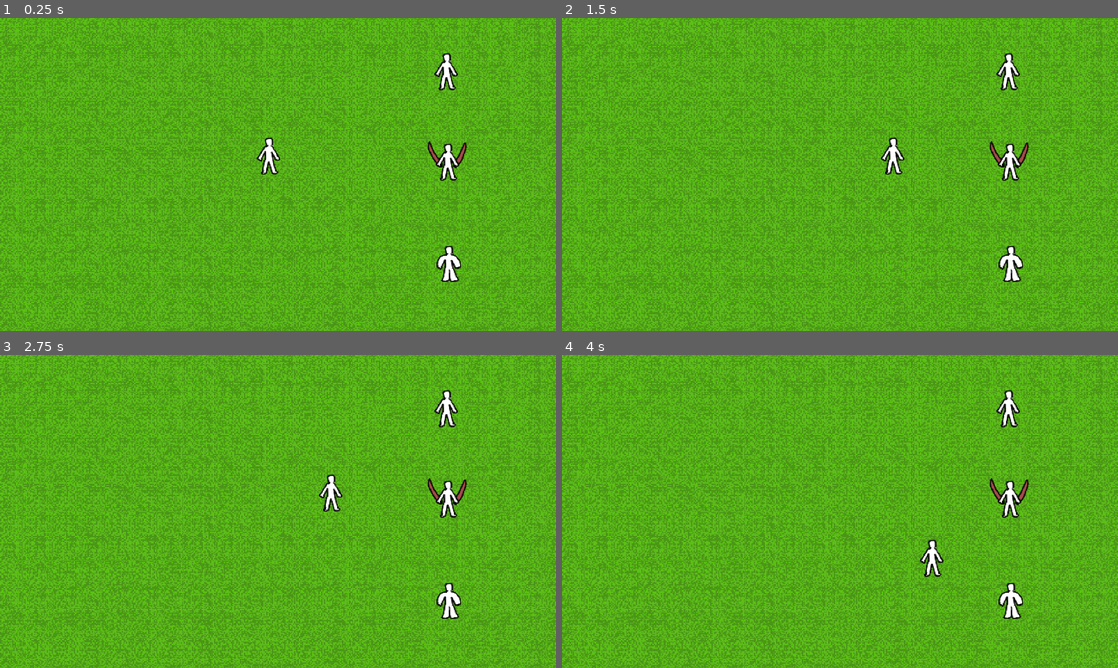
Above: before the commit, frames 1-4 (two rows, left to right).
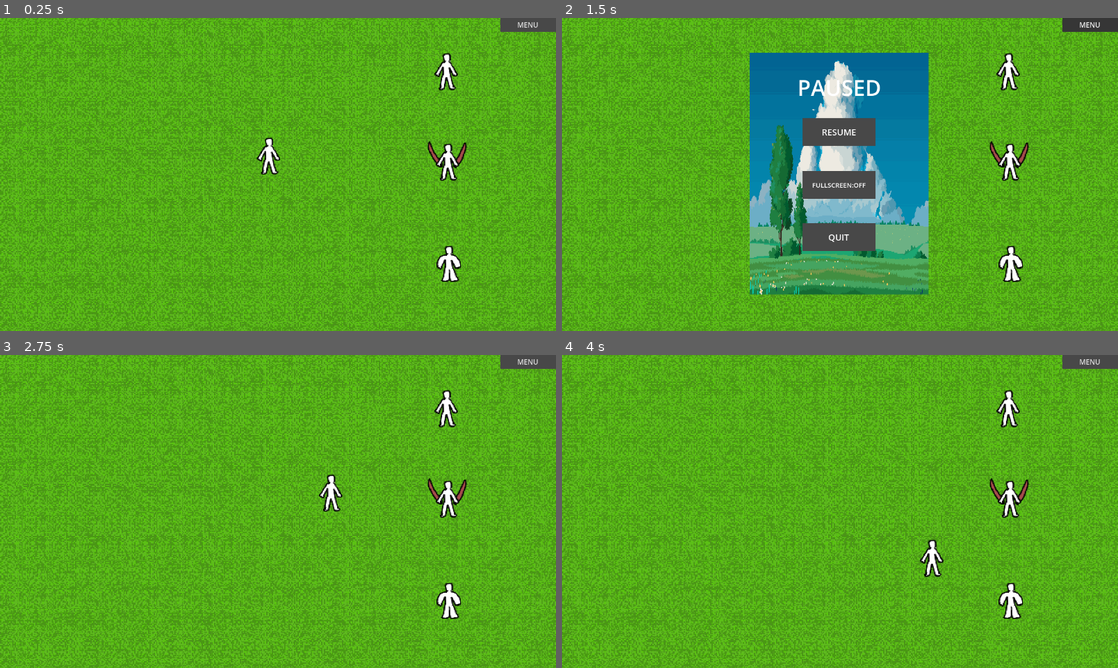
Above: after the commit, the same moments.

Repository: Geo821/Pokemon_Like_Combat_Godot
Game: Godot game, scene res://Scenes/world.tscn
The game is run twice, just before and just after one commit, with the same random seed, the same clock (stepped at 60 frames per second) and the same inputs.
Inputs (mouse positions are in pixels of both pictures, inside the frame that each line leads up to):
- Up to frame 1 (0.25 s): no input
- Up to frame 2 (1.5 s): tap Enter at 0.5 s; hold D (move_right) 0.53-1.25 s; click (1090, 24) at 1.25 s, where only the run after the commit has a clickable "MENU"
- Up to frame 3 (2.75 s): click (278, 467) at 2 s, where only the run after the commit has a clickable "RESUME"
- Up to frame 4 (4 s): tap Space at 2.75 s; hold S (move_down) 2.78-3.53 s; hold D (move_right) from 3.53 s (still down)

The runs differ from the first frame. In frame 1, 0.4% of the frame differs, in the area x 90-100%, y 0-5%; in frame 2, 25%, in the area x 33-100%, y 0-89%; in frame 3, 0.4%; in frame 4, 0.4%.

Commit message:
multe update uri

Diff:
--- a/PokemonLikeGame/Scenes/enemy_in_world.tscn
+++ b/PokemonLikeGame/Scenes/enemy_in_world.tscn
@@ -8,25 +8,53 @@
 script/source = "extends Area2D
 @onready var enemy = $enemy
 @onready var collision_shape_2d = $CollisionShape2D
+@onready var texture_rect_2 = $\"../TextureRect2\"
+@onready var label = %Label
 
+var hp = 100
+var is_dead = false
+var is_inside_enemy_area = false
 func _ready():
+	label.visible = false
 	enemy.play(name)
+func _process(delta):
 
-func _process(delta):
-	if Global.hp <= 0 and Global.enemy_fight == name:
+	if Global.enemy_health <= 0 and Global.enemy_fight == name:
 		self.visible = false
 		collision_shape_2d.disabled = true
+		Global.can_change_scene = false
+		is_dead = true
+	if Global.can_change_scene:
+		texture_rect_2.visible = false
+		self.visible = false
+		if is_dead:
+			self.visible = false
+	else:
+		texture_rect_2.visible = true
+		self.visible = true
+		if is_dead:
+			self.visible = false
+	if Input.is_action_pressed(\"accept\") and is_inside_enemy_area:
+			Global.can_change_scene = true
 func _on_body_entered(body):
 	if body.name == \"player\":
-		Global.hp = Global.hp_max
-		Global.next_scene = \"battle_scene\"
-		Global.can_change_scene = true
+
+		Global.enemy_health = hp
+		#Global.next_scene = \"battle_scene\"
 		Global.enemy_fight = name
+		if Global.enemy_fight == name:
+			label.visible = true
+		is_inside_enemy_area = true
 
+
+
+func _on_body_exited(body):
+	label.visible = false
+	is_inside_enemy_area = false
 "
 
 [sub_resource type="CircleShape2D" id="CircleShape2D_xik68"]
-radius = 42.0595
+radius = 29.7321
 
 [sub_resource type="SpriteFrames" id="SpriteFrames_4p1ld"]
 animations = [{
@@ -56,12 +84,14 @@
 }]
 
 [node name="enemy1" type="Area2D"]
+y_sort_enabled = true
 script = SubResource("GDScript_xbh4l")
 
 [node name="CollisionShape2D" type="CollisionShape2D" parent="."]
 shape = SubResource("CircleShape2D_xik68")
 
 [node name="enemy" type="AnimatedSprite2D" parent="."]
+y_sort_enabled = true
 texture_filter = 3
 scale = Vector2(2, 2)
 sprite_frames = SubResource("SpriteFrames_4p1ld")
@@ -69,7 +99,12 @@
 frame_progress = 1.0
 
 [node name="Label" type="Label" parent="."]
-offset_right = 40.0
-offset_bottom = 23.0
+unique_name_in_owner = true
+offset_left = -68.0
+offset_top = -73.0
+offset_right = 78.0
+offset_bottom = -50.0
+text = "PRESS (E) TO FIGHT"
 
 [connection signal="body_entered" from="." to="." method="_on_body_entered"]
+[connection signal="body_exited" from="." to="." method="_on_body_exited"]
--- a/PokemonLikeGame/Scenes/player.tscn
+++ b/PokemonLikeGame/Scenes/player.tscn
@@ -7,12 +7,14 @@
 size = Vector2(14.5, 39.5)
 
 [node name="CharacterBody2D" type="CharacterBody2D"]
+y_sort_enabled = true
 scale = Vector2(2, 2)
 script = ExtResource("1_v0k4m")
+
+[node name="Sprite2D" type="Sprite2D" parent="."]
+y_sort_enabled = true
+texture = ExtResource("2_p3i6s")
 
 [node name="CollisionShape2D" type="CollisionShape2D" parent="."]
 position = Vector2(0.25, 1.25)
 shape = SubResource("RectangleShape2D_avw5l")
-
-[node name="Sprite2D" type="Sprite2D" parent="."]
-texture = ExtResource("2_p3i6s")
--- a/PokemonLikeGame/Scenes/player_attacks_ui.tscn
+++ b/PokemonLikeGame/Scenes/player_attacks_ui.tscn
@@ -143,16 +143,16 @@
 
 [node name="hp_text" type="Label" parent="."]
 layout_mode = 1
-anchors_preset = 8
-anchor_left = 0.5
+anchors_preset = 6
+anchor_left = 1.0
 anchor_top = 0.5
-anchor_right = 0.5
+anchor_right = 1.0
 anchor_bottom = 0.5
-offset_left = -120.0
-offset_top = 72.0
-offset_right = 114.0
-offset_bottom = 116.0
-grow_horizontal = 2
+offset_left = -419.0
+offset_top = -313.0
+offset_right = -185.0
+offset_bottom = -269.0
+grow_horizontal = 0
 grow_vertical = 2
 theme_override_font_sizes/font_size = 30
 text = "HP: 100"
--- a/PokemonLikeGame/Scenes/world.tscn
+++ b/PokemonLikeGame/Scenes/world.tscn
@@ -1,12 +1,14 @@
-[gd_scene load_steps=4 format=3 uid="uid://dhtc2qmixdeow"]
+[gd_scene load_steps=6 format=3 uid="uid://ofoy8wfclj8c"]
 
 [ext_resource type="Texture2D" uid="uid://dpxuu05yori2p" path="res://Sprites/verde2.png" id="1_wj3cr"]
-[ext_resource type="PackedScene" uid="uid://bxan2lq3tcamk" path="res://Scenes/player.tscn" id="2_jhvg1"]
-[ext_resource type="PackedScene" uid="uid://bhxwb1q8e73c0" path="res://Scenes/enemy_in_world.tscn" id="3_pkce1"]
+[ext_resource type="PackedScene" uid="uid://bg27lndagmqjd" path="res://Scenes/player.tscn" id="2_jhvg1"]
+[ext_resource type="PackedScene" uid="uid://djmupus0cl0om" path="res://Scenes/enemy_in_world.tscn" id="3_pkce1"]
+[ext_resource type="PackedScene" uid="uid://djhu2chittd2g" path="res://Scenes/main.tscn" id="4_ybu5u"]
+[ext_resource type="PackedScene" uid="uid://bck1uwlkoj5kv" path="res://Scenes/parallax_background.tscn" id="5_x44ve"]
 
 [node name="World" type="Node2D"]
 
-[node name="TextureRect" type="TextureRect" parent="."]
+[node name="TextureRect2" type="TextureRect" parent="."]
 offset_right = 1280.0
 offset_bottom = 720.0
 texture = ExtResource("1_wj3cr")
@@ -22,3 +24,9 @@
 
 [node name="enemy3" parent="." instance=ExtResource("3_pkce1")]
 position = Vector2(1033, 563)
+
+[node name="BattleScene" parent="." instance=ExtResource("4_ybu5u")]
+
+[node name="CanvasLayer" type="CanvasLayer" parent="."]
+
+[node name="ParallaxBackground" parent="CanvasLayer" instance=ExtResource("5_x44ve")]
--- a/PokemonLikeGame/Scripts/global.gd
+++ b/PokemonLikeGame/Scripts/global.gd
@@ -6,14 +6,8 @@
 var defence = 20
 var hp_max=100
 
-var next_scene : String
 var can_change_scene = false
 var enemy_fight : String
-var enemy_dead = [1,1,1]
 func _process(delta):
-	if can_change_scene:
-		if next_scene == "battle_scene":
-			get_tree().change_scene_to_file("res://Scenes/main.tscn")
-			can_change_scene = false
 	if Input.is_action_just_pressed("esc"):
 		get_tree().quit()
--- a/PokemonLikeGame/Scripts/parallax_background.gd
+++ b/PokemonLikeGame/Scripts/parallax_background.gd
@@ -2,5 +2,3 @@
 
 func _process(delta):
 	scroll_offset.x += 40 * delta
-	if Input.is_action_just_pressed("esc"):
-		get_tree().quit()
--- a/PokemonLikeGame/Scripts/player.gd
+++ b/PokemonLikeGame/Scripts/player.gd
@@ -3,6 +3,10 @@
 var speed = 200
 func _physics_process(delta):
 	var direction = Input.get_vector("move_left","move_right","move_up","move_down")
-	velocity = direction * speed
-
+	if !Global.can_change_scene:
+		self.visible = true
+		velocity = direction * speed
+	else:
+		self.visible = false
+		velocity = Vector2(0,0)
 	move_and_slide()
--- a/PokemonLikeGame/Scripts/player_attacks_ui.gd
+++ b/PokemonLikeGame/Scripts/player_attacks_ui.gd
@@ -2,17 +2,18 @@
 
 @onready var hp_text = $hp_text
 @onready var hit = %hit
-var names
 @onready var enemy_sprite = $enemy
 
 func _ready():
 	hit.visible = false
+	self.visible = false
 func _process(_delta):
-	if Global.hp <= 0:
-		get_tree().change_scene_to_file("res://Scenes/world.tscn")
-	hp_text.text = "HP:"+str(Global.hp)
+	if Global.can_change_scene:
+		self.visible = true
+	else:
+		self.visible = false
+	hp_text.text = "HP:"+str(Global.enemy_health)
 	enemy_sprite.play(Global.enemy_fight)
-
 func _on_attack_pressed():
 	var chance = randi() % 100 + 1
 	if chance <= 30:
@@ -29,9 +30,9 @@
 		hit.visible = true
 		await get_tree().create_timer(1).timeout
 		hit.visible = false
-		Global.hp -= 30
+		Global.enemy_health -= 30
 	else :
-		Global.hp -= 10
+		Global.enemy_health -= 10
 
 
 func _on_heal_pressed():
--- a/PokemonLikeGame/project.godot
+++ b/PokemonLikeGame/project.godot
@@ -61,6 +61,11 @@
 , Object(InputEventKey,"resource_local_to_scene":false,"resource_name":"","device":-1,"window_id":0,"alt_pressed":false,"shift_pressed":false,"ctrl_pressed":false,"meta_pressed":false,"pressed":false,"keycode":0,"physical_keycode":4194322,"key_label":0,"unicode":0,"echo":false,"script":null)
 ]
 }
+accept={
+"deadzone": 0.5,
+"events": [Object(InputEventKey,"resource_local_to_scene":false,"resource_name":"","device":-1,"window_id":0,"alt_pressed":false,"shift_pressed":false,"ctrl_pressed":false,"meta_pressed":false,"pressed":false,"keycode":0,"physical_keycode":69,"key_label":0,"unicode":101,"echo":false,"script":null)
+]
+}
 
 [rendering]
 
Not shown: 1 places in PokemonLikeGame/Scenes/enemy_in_world.tscn that only renumber resources
Not shown: 1 places in PokemonLikeGame/Scenes/main.tscn that only renumber resources
Not shown: 1 places in PokemonLikeGame/Scenes/menu_ui.tscn that only renumber resources
Not shown: 1 places in PokemonLikeGame/Scenes/player.tscn that only renumber resources
